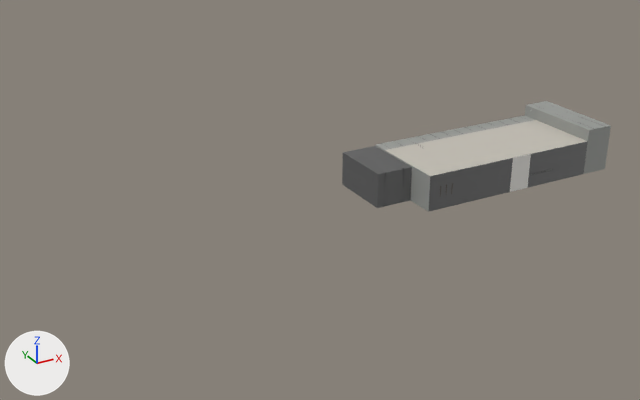
What one commit did to the FBX model Unity/TwentyThousandLeagues/Assets/Verne/Models/Nautilus/Nautilus_Interior_Aft.fbx.
Camera for both pictures: a camera (50 mm lens) standing at (-45.3, -44.2, 22.9) and looking at (-20.7, 0.5, 0.6). Arrows for +X, +Y and +Z are at lower left; the lights stay in place. The first picture is the older version. Where no turn or scale is listed for an object, it has been applied to the vertices.

The scene before the commit, as lines of its bpy script (objects in view):
```python
me_corridor_shell = bpy.data.meshes.new('corridor_shell')
me_corridor_shell.from_pydata(...)  # 428 vertices, 339 faces; spans x -15.0..-2.0, y 2.0..3.2, z 0.0..2.4
# faces by material slot: [88, 185, 66]
me_corridor_shell.materials.append(mat_m_iron)  # grey #818181
me_corridor_shell.materials.append(mat_m_ironpaint)  # grey #a2a4a0
me_corridor_shell.materials.append(mat_m_grate)  # dark grey #6c6c6c
me_ned_conseil_shell = bpy.data.meshes.new('ned_conseil_shell')
me_ned_conseil_shell.from_pydata(...)  # 190 vertices, 172 faces; spans x -4.0..-2.0, y -3.2..2.0, z 0.0..2.4
# faces by material slot: [120, 16, 36]
me_ned_conseil_shell.materials.append(mat_m_oak)  # brown #a08161
me_ned_conseil_shell.materials.append(mat_m_iron)  # grey #818181
me_ned_conseil_shell.materials.append(mat_m_plaster)  # light grey #c4bfb5
me_robing_shell = bpy.data.meshes.new('robing_shell')
me_robing_shell.from_pydata(...)  # 257 vertices, 210 faces; spans x -15.0..-12.5, y -3.2..2.0, z 0.0..2.4
# faces by material slot: [65, 100, 45]
me_robing_shell.materials.append(mat_m_iron)  # grey #818181
me_robing_shell.materials.append(mat_m_ironpaint)  # grey #a2a4a0
me_robing_shell.materials.append(mat_m_plaster)  # light grey #c4bfb5
ob_corridor_shell__col = bpy.data.objects.new('corridor_shell__col', me_corridor_shell)
ob_corridor_shell__col.location = (0.0, 0.0, 0.0)
ob_ned_conseil_shell__col = bpy.data.objects.new('ned_conseil_shell__col', me_ned_conseil_shell)
ob_ned_conseil_shell__col.location = (0.0, 0.0, 0.0)
ob_robing_shell__col = bpy.data.objects.new('robing_shell__col', me_robing_shell)
ob_robing_shell__col.location = (0.0, 0.0, 0.0)
# also in view: 'crew_shell__col' at (-10.5, -0.6, 1.2); 'sea_lobby_shell__col' at (-16.2, 2.6, 1.1); 'hall_shell__col' at (-1.0, 0.0, 1.6); 'kitchen_shell__col' at (-5.5, -0.6, 1.2); 'cell_shell__col' at (-16.2, 0.4, 1.1)
```
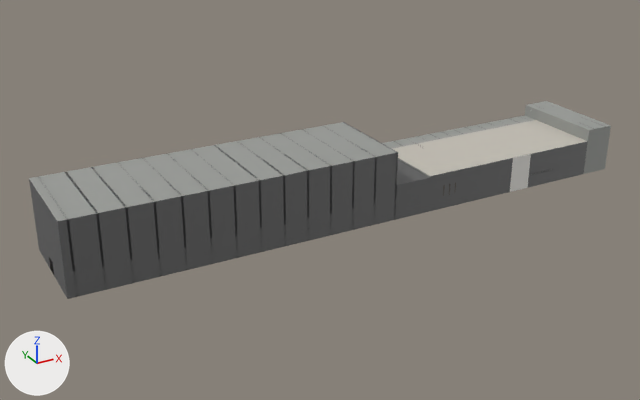
Location of each change, [x1, y1, x2, y2] in pixels of the pictures (640 x 400 px; the box of a moved part takes in the faces that stretch with it):
'engine_room_shell__col', added: after [29, 122, 397, 299]
    faces in mat_m_iron (grey #818181): [29, 153, 397, 299]
    faces in mat_m_ironpaint (grey #a2a4a0): [29, 122, 396, 221]
'engine_room__col', added (mostly hidden): after [37, 122, 398, 297]
    faces in mat_m_iron (grey #818181): [37, 122, 398, 297]
'engine_passage_shell__col', added: after [395, 167, 430, 219]
part 1 of me_robing_shell, moved or reshaped (mostly hidden afterwards): before [411, 165, 430, 211]; after [411, 166, 429, 177]
'cell_shell__col', unchanged, covered by the edit: before [351, 152, 412, 208]; after [398, 160, 411, 170]

The change, as a diff of the scene's bpy script:
```diff
--- a/Unity/TwentyThousandLeagues/Assets/Verne/Models/Nautilus/Nautilus_Interior_Aft.fbx.py
+++ b/Unity/TwentyThousandLeagues/Assets/Verne/Models/Nautilus/Nautilus_Interior_Aft.fbx.py
@@ me_robing_shell @@
 # used by ob_robing_shell__col; location = (0.0, 0.0, 0.0)
-me_robing_shell.from_pydata(...)  # 257 vertices, 210 faces; spans x -15.0..-12.5, y -3.2..2.0, z 0.0..2.4
+me_robing_shell.from_pydata(...)  # 259 vertices, 207 faces; spans x -15.0..-12.5, y -3.2..2.0, z 0.0..2.4
+# me_robing_shell part 1
+# 10 vertices are removed from x -15.0, y -2.66..-1.59, z 0.0..2.0
+# 16 faces are deleted
+# 6 vertices in x -15.0, y -1.06, z 0.0..2.4 move by (0.0, -0.1, 0.0)
+# 6 vertices in x -15.0, y -0.52, z 0.0..2.4 move by (0.0, -0.07, 0.0)
+# 6 vertices in x -15.0, y 0.01, z 0.0..2.4 move by (0.0, -0.03, 0.0)
+# 4 vertices in x -15.0, y -1.59, z 0.0..1.5 move by (0.0, -0.14, 0.0)
+# 4 vertices move from x -15.0, y -2.66..-1.59, z 2.0..2.4 to x -15.0, y -3.05..-2.3, z 2.0..2.4
+# 6 vertices are added at (-15.0, -3.05, 0.0), (-15.0, -3.05, 0.5), (-15.0, -3.05, 1.0), (-15.0, -3.05, 1.5), (-15.0, -2.67, 2.0), (-15.0, -2.3, 2.0)
+# 6 new vertices lie (0.0, -0.57, 0.0) away from vertices in x -15.0, y -1.59..-1.06, z 0.0..2.4
+# 13 new faces join them, mat_m_ironpaint (grey #a2a4a0)
 me_robing_shell.materials.append(mat_m_iron)
@@ me_engine_room_shell @@
+me_engine_room_shell.from_pydata(...)  # 1532 vertices, 1489 faces; spans x -37.5..-17.5, y -3.2..3.2, z 0.0..4.4
+# faces by material slot: [741, 374, 374]
+me_engine_room_shell.materials.append(mat_m_iron)  # grey #818181
+me_engine_room_shell.materials.append(mat_m_ironpaint)  # grey #a2a4a0
+me_engine_room_shell.materials.append(mat_m_grate)  # dark grey #6c6c6c
@@ me_engine_passage_shell @@
+me_engine_passage_shell.from_pydata(...)  # 152 vertices, 114 faces; spans x -17.5..-15.0, y -3.2..-1.2, z 0.0..2.3
+# faces by material slot: [94, 20]
+me_engine_passage_shell.materials.append(mat_m_iron)  # grey #818181
+me_engine_passage_shell.materials.append(mat_m_grate)  # dark grey #6c6c6c
@@ me_engine_room @@
+me_engine_room.from_pydata(...)  # 3376 vertices, 2459 faces; spans x -37.5..-17.4, y -3.2..3.2, z -0.8..4.4
+# faces by material slot: [336, 64, 974, 1056, 24, 5]
+me_engine_room.materials.append(mat_m_brass)  # beige #e1c489
+me_engine_room.materials.append(mat_m_copper)  # beige #daa681
+me_engine_room.materials.append(mat_m_iron)  # grey #818181
+me_engine_room.materials.append(mat_m_ironpaint)  # grey #a2a4a0
+me_engine_room.materials.append(mat_m_pipe)  # light grey #dadad7
+me_engine_room.materials.append(mat_m_black)  # black #272727
@@ ob_engine_room_shell__col @@
+ob_engine_room_shell__col = bpy.data.objects.new('engine_room_shell__col', me_engine_room_shell)
+ob_engine_room_shell__col.location = (0.0, 0.0, 0.0)
@@ ob_engine_passage_shell__col @@
+ob_engine_passage_shell__col = bpy.data.objects.new('engine_passage_shell__col', me_engine_passage_shell)
+ob_engine_passage_shell__col.location = (0.0, 0.0, 0.0)
@@ ob_engine_room__col @@
+ob_engine_room__col = bpy.data.objects.new('engine_room__col', me_engine_room)
+ob_engine_room__col.location = (0.0, 0.0, 0.0)
```
